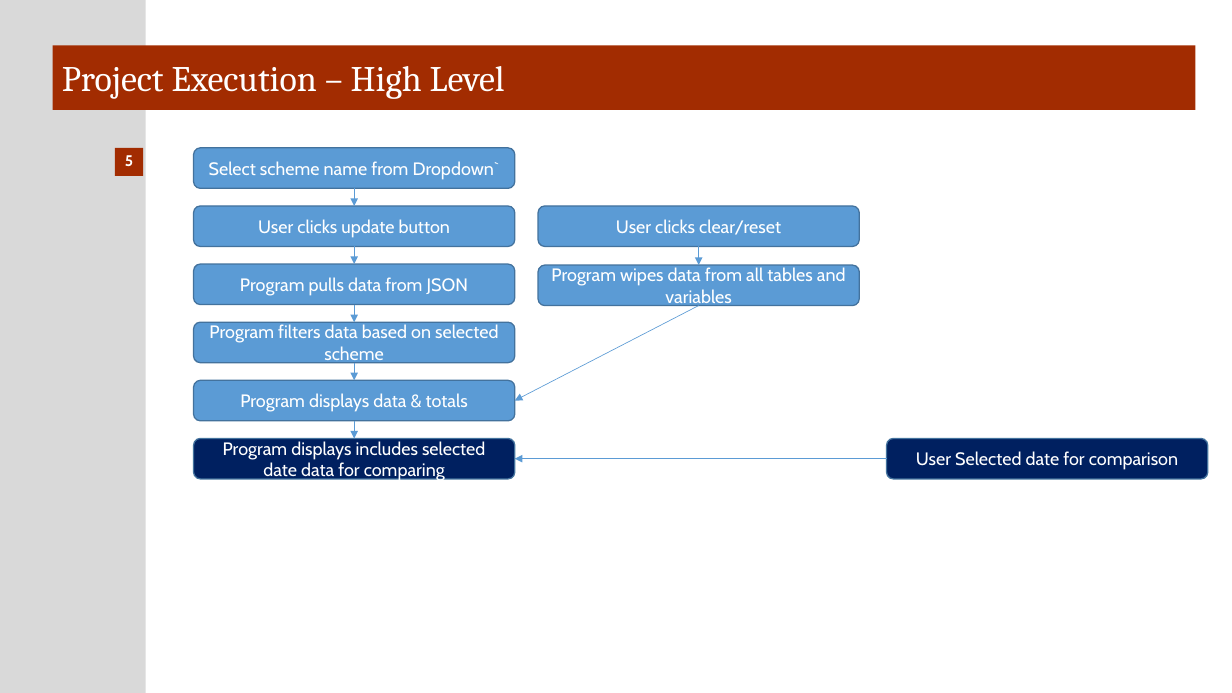
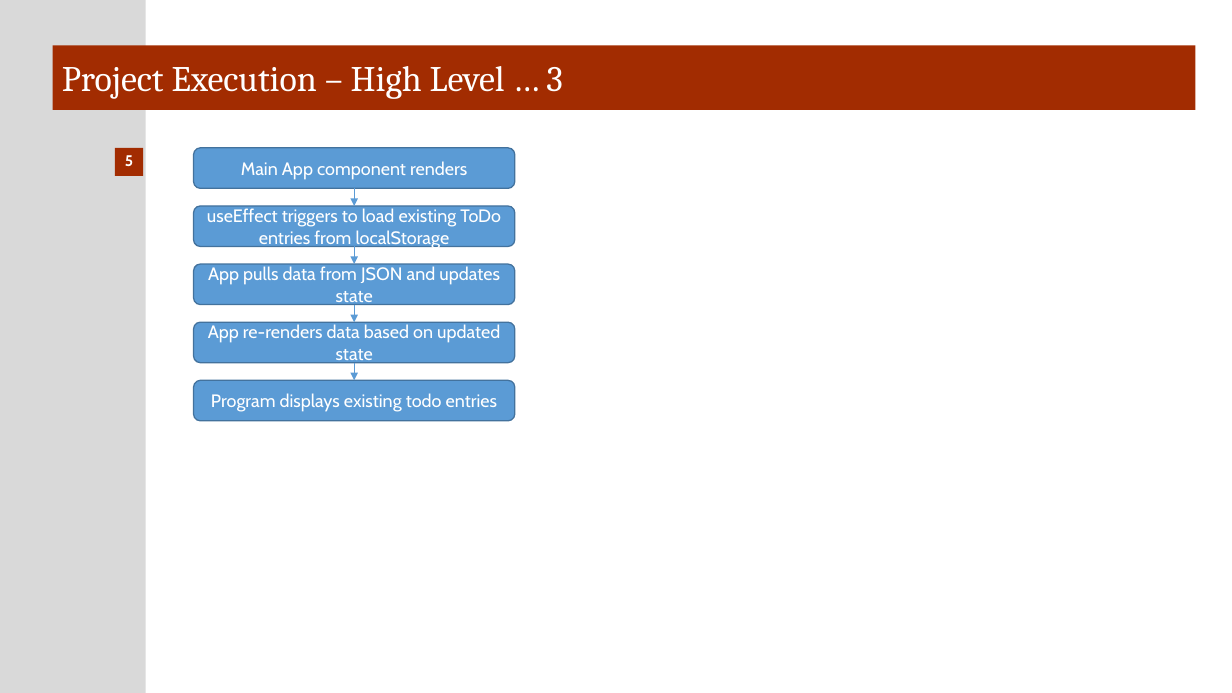
Before and after one commit to Host2Guest/ToDoReact, a slide deck: slide 12 of ToDo React Project Specifications.pptx. Drawn at 1232x693 pixels with LibreOffice and Linux fonts; fonts in the diff are those of the drawing. Boxes give left, top, right and bottom in pixels: in the first picture for what was removed or moved away, otherwise in the second. Text is boxed around its words. In the diff, an @@ line names an element or a change of style, - is before the commit and + after.

Commit message:
To Do in React v1-6 w/ context,useRef,state uplifting,useEffect working

```diff
--- a/ToDo React Project Specifications.pptx
+++ b/ToDo React Project Specifications.pptx
@@ title at box(62, 66, 563, 99): text changed @@
-Project Execution – High Level
+Project Execution – High Level … 3
@@ text in rounded rectangle at box(241, 161, 467, 180): text changed @@
-Select scheme name from Dropdown`
+Main App component renders
@@ text in rounded rectangle at box(207, 208, 501, 249): text changed @@
-User clicks update button
+useEffect triggers to load existing ToDo entries from localStorage
@@ rounded rectangle removed at box(538, 206, 860, 247) @@
-User clicks clear/reset
@@ text in rounded rectangle at box(208, 266, 500, 307): text changed @@
-Program pulls data from JSON
+App pulls data from JSON and updates state
@@ rounded rectangle removed at box(538, 265, 860, 306) @@
-Program wipes data from all tables and variables
@@ arrow removed from (699, 247) to (699, 265) @@
@@ text in rounded rectangle at box(208, 324, 500, 365): text changed @@
-Program filters data based on selected scheme
+App re-renders data based on updated state
@@ arrow removed from (699, 306) to (515, 401) @@
@@ text in rounded rectangle at box(211, 393, 497, 412): text changed @@
-Program displays data & totals
+Program displays existing todo entries
@@ rounded rectangle removed at box(194, 439, 516, 480) @@
-Program displays includes selected date data for comparing
@@ arrow removed from (354, 421) to (354, 439) @@
@@ rounded rectangle removed at box(887, 439, 1209, 480) @@
-User Selected date for comparison
@@ arrow removed from (887, 458) to (515, 458) @@
```
Also in this commit, not shown: 3 other slides changed, 4 slides removed, 1 other file.
